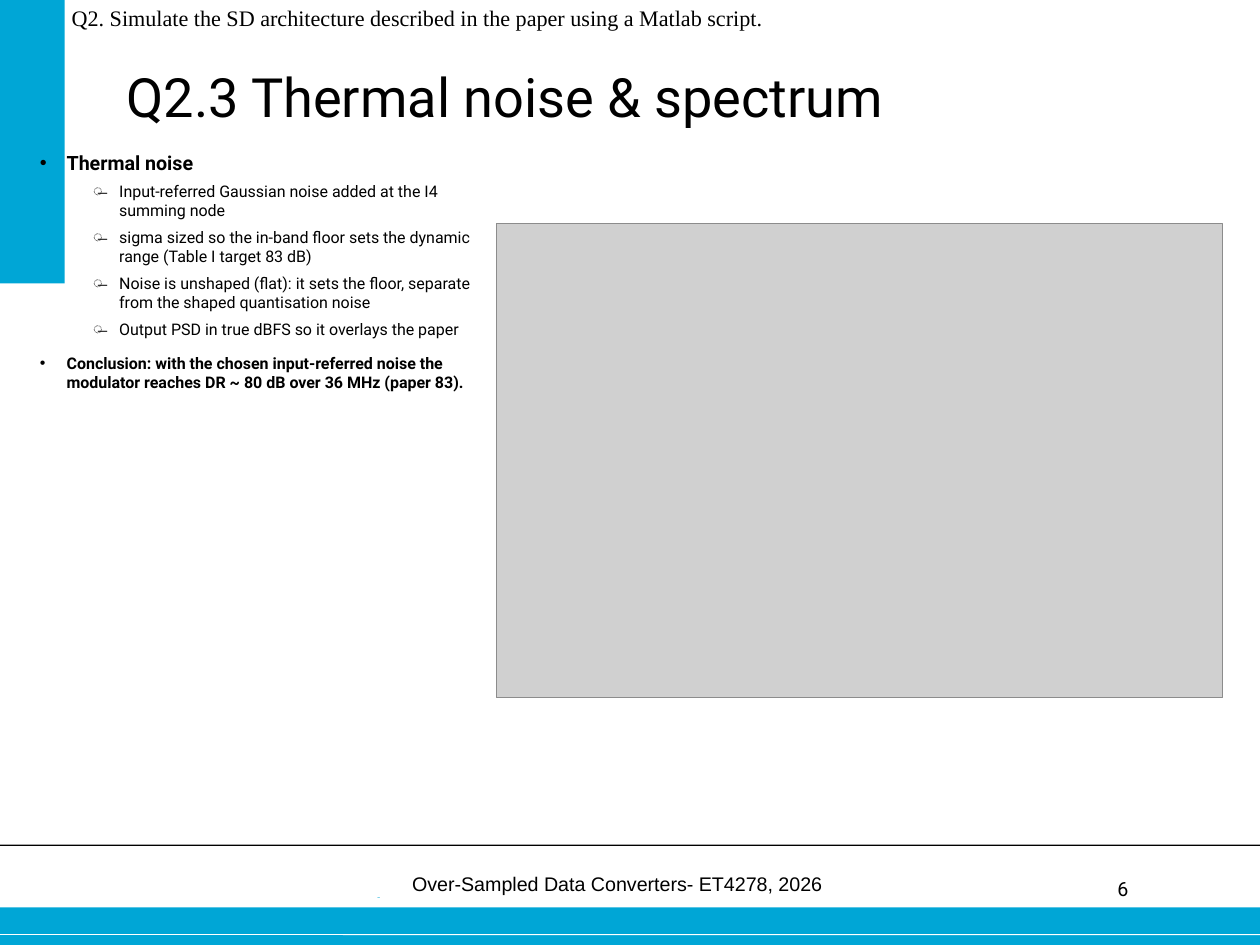
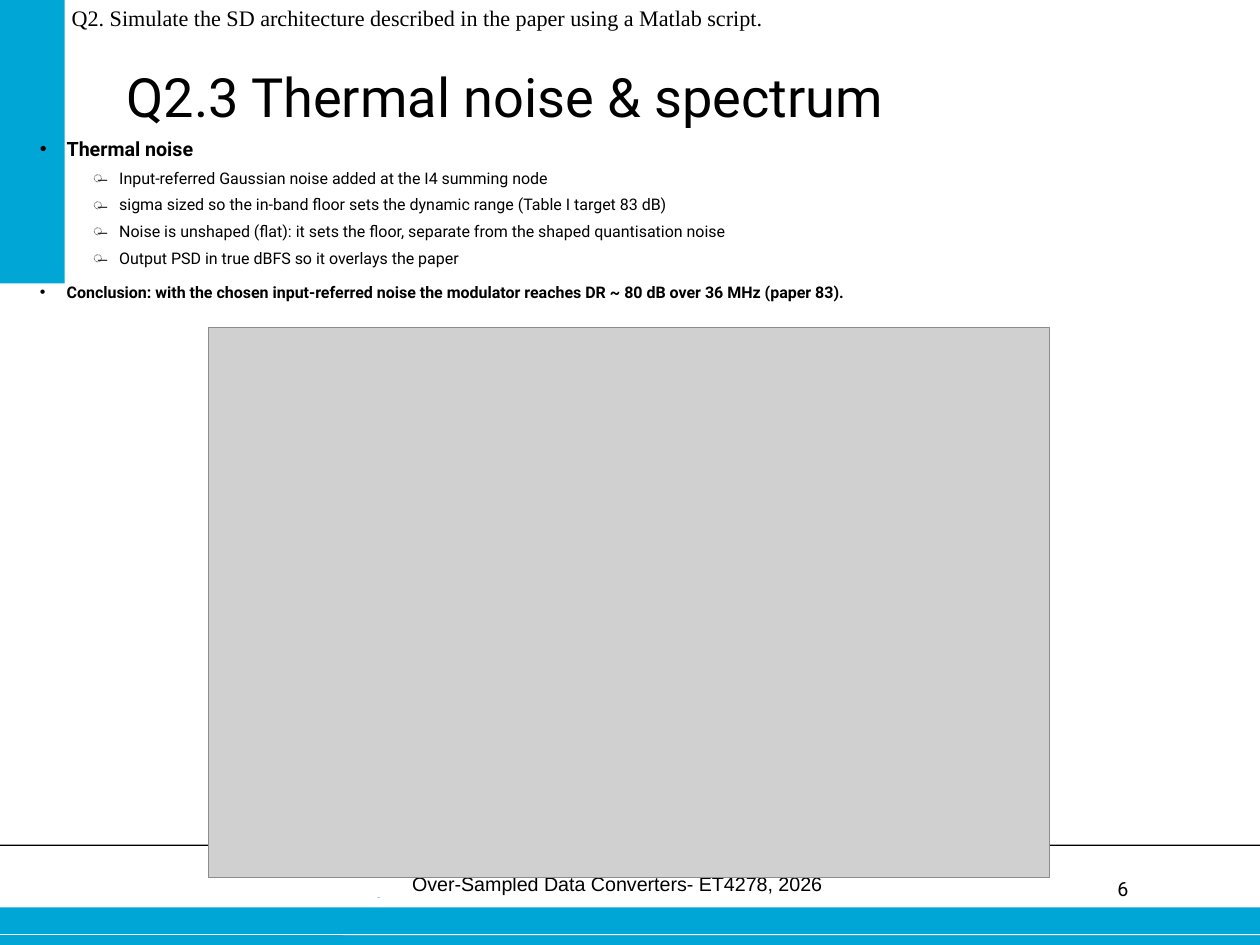
Before and after one commit to danieltyukov/tud-over-sampled-data-converters, a slide deck: slide 6 of practical-exam/Final_oral_exam_Daniel_Tyukov_5714699.pptx. Drawn at 1260x945 pixels with LibreOffice and Linux fonts; fonts in the diff are those of the drawing; grey boxes stand for pictures; background and template pictures are left out. Boxes give left, top, right and bottom in pixels: in the first picture for what was removed or moved away, otherwise in the second. Text is boxed around its words. In the diff, an @@ line names an element or a change of style, - is before the commit and + after.

```diff
--- a/practical-exam/Final_oral_exam_Daniel_Tyukov_5714699.pptx
+++ b/practical-exam/Final_oral_exam_Daniel_Tyukov_5714699.pptx
@@ text "Thermal noise" rewrapped from bbox=[67, 155, 470, 392] to bbox=[67, 141, 844, 302] @@
@@ picture: place and size @@
-picture at bbox=[496, 223, 1223, 697]
+picture at bbox=[208, 328, 1050, 877]
```
Also in this commit, not shown: 8 other slides changed, 2 other files.
